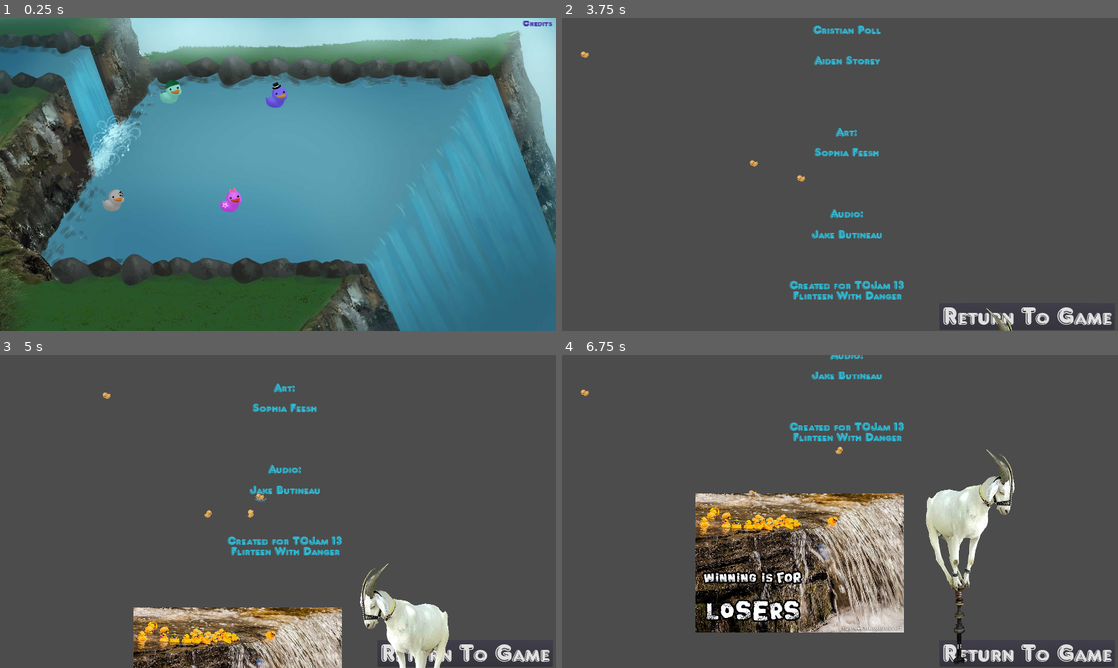
Above: before the commit, frames 1-4 (two rows, left to right).
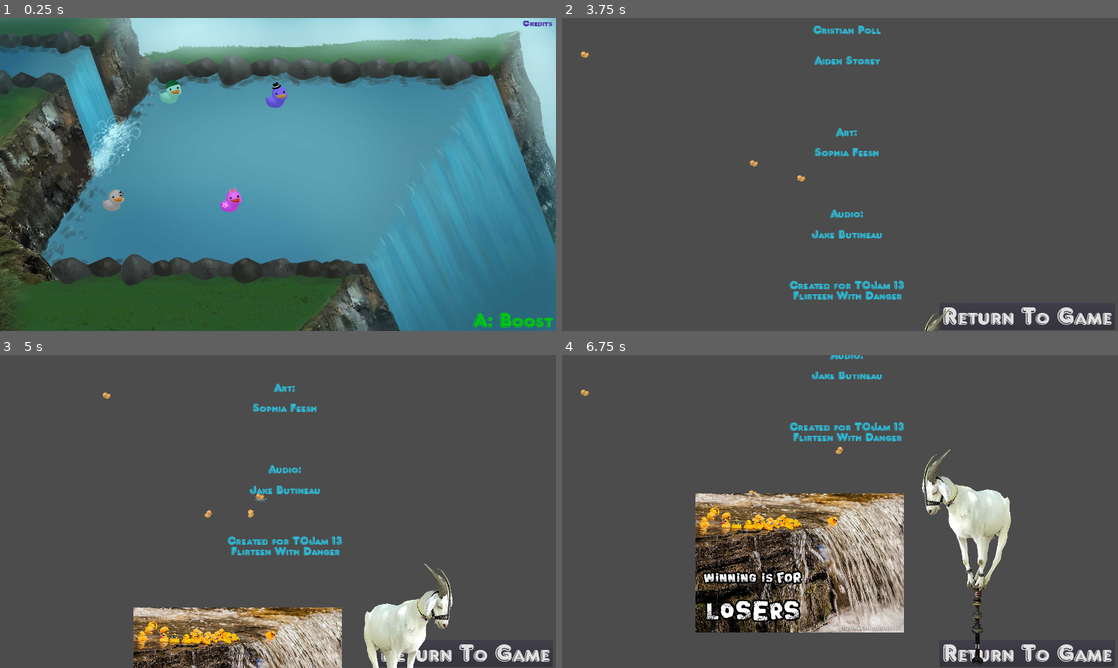
Above: after the commit, the same moments.

Repository: TeamAwesomeTOJam/ducks
Game: Godot game, scene res://Game.tscn
The game is run twice, just before and just after one commit, with the same random seed, the same clock (stepped at 60 frames per second) and the same inputs.
Inputs:
- Up to frame 1 (0.25 s): no input
- Up to frame 2 (3.75 s): click "Credits" at 0.5 s; tap Enter (p0duck) at 1.25, 1.35, 2.1, 2.85, 3.6 s; hold Up (ui_up) 1.28-2.03 s; hold Up (ui_up) from 2.78 s (still down)
- Up to frame 3 (5 s): release Up (ui_up) at 4.28 s; tap Enter (p0duck) at 4.35 s
- Up to frame 4 (6.75 s): tap Enter (p0duck) at 5.1, 5.85, 6.6 s; hold Up (ui_up) from 6.53 s (still down)

The runs differ from the first frame. In frame 1, 0.3% of the frame differs, in the area x 85-100%, y 94-99%; in frame 2, 0.2%; in frame 3, 3.0%; in frame 4, 4.2%, in the area x 64-82%, y 30-99%.

Commit message:
readd boost hint

Diff:
--- a/Credits.tscn
+++ b/Credits.tscn
@@ -41,7 +41,7 @@
 font_data = ExtResource( 3 )
 _sections_unfolded = [ "Font", "Settings" ]
 
-[node name="Credits" type="CanvasLayer" index="0"]
+[node name="Credits" type="CanvasLayer"]
 
 layer = 1
 offset = Vector2( 0, 0 )
@@ -86,7 +86,6 @@
 position = Vector2( 1870.98, 2773.31 )
 frames = SubResource( 2 )
 animation = "default"
-frame = 1
 playing = true
 
 [node name="Theme" type="AnimatedSprite" parent="ScrollingCredits" index="2"]
--- a/Game.tscn
+++ b/Game.tscn
@@ -48,7 +48,15 @@
 font_data = ExtResource( 15 )
 _sections_unfolded = [ "Extra Spacing", "Font", "Settings" ]
 
-[node name="Game" type="Node"]
+[sub_resource type="DynamicFont" id=6]
+
+size = 100
+use_mipmaps = false
+use_filter = false
+font_data = ExtResource( 15 )
+_sections_unfolded = [ "Font", "Settings" ]
+
+[node name="Game" type="Node" index="0"]
 
 script = ExtResource( 1 )
 Player = ExtResource( 2 )
@@ -320,6 +328,30 @@
 max_lines_visible = -1
 _sections_unfolded = [ "custom_colors", "custom_fonts" ]
 
+[node name="BoostHint" type="Label" parent="." index="13"]
+
+anchor_left = 0.0
+anchor_top = 0.0
+anchor_right = 0.0
+anchor_bottom = 0.0
+margin_left = 2180.0
+margin_top = 1352.0
+margin_right = 2549.0
+margin_bottom = 1423.0
+rect_pivot_offset = Vector2( 0, 0 )
+rect_clip_content = false
+mouse_filter = 2
+mouse_default_cursor_shape = 0
+size_flags_horizontal = 1
+size_flags_vertical = 4
+custom_fonts/font = SubResource( 6 )
+custom_colors/font_color = Color( 0, 0.78125, 0.0671387, 1 )
+text = "A: Boost"
+percent_visible = 1.0
+lines_skipped = 0
+max_lines_visible = -1
+_sections_unfolded = [ "custom_colors", "custom_fonts" ]
+
 [connection signal="body_entered" from="ScoringArea" to="." method="_on_ScoringArea_body_entered"]
 
 [connection signal="pressed" from="Button" to="." method="_on_Button_pressed"]
Not shown: 1 places in Game.tscn that only renumber resources
